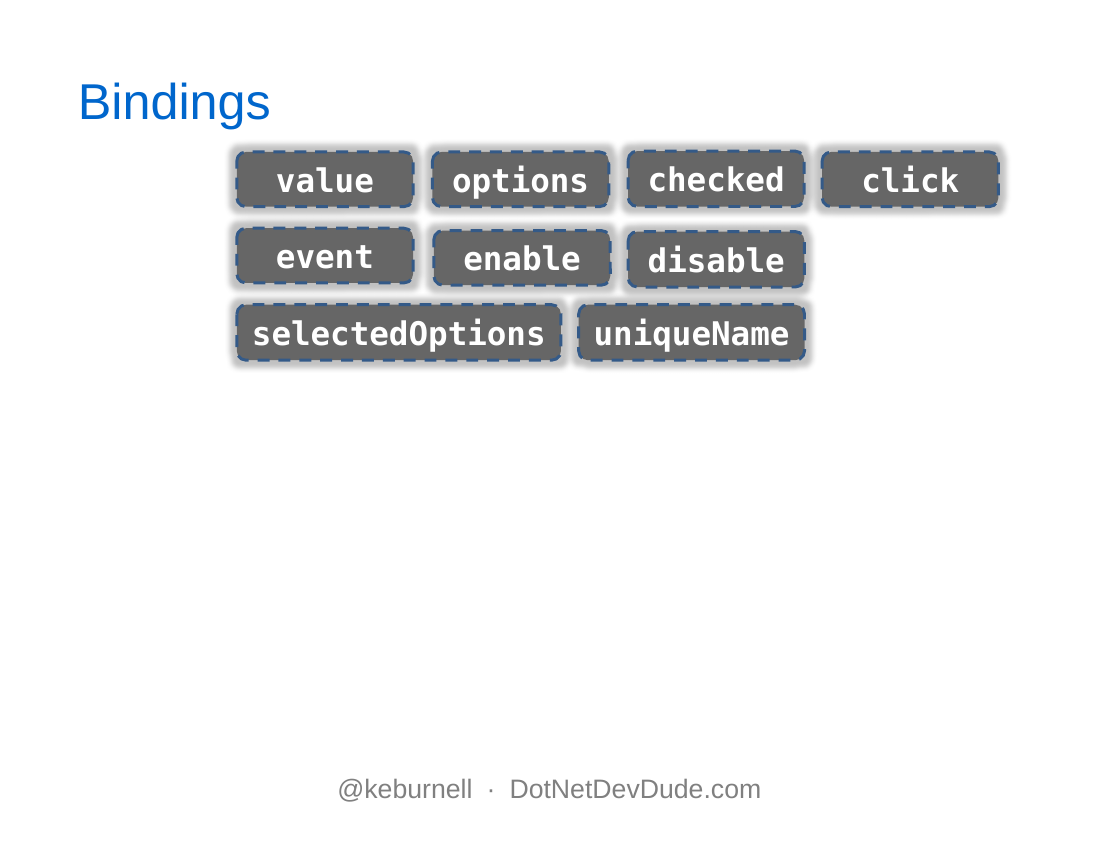
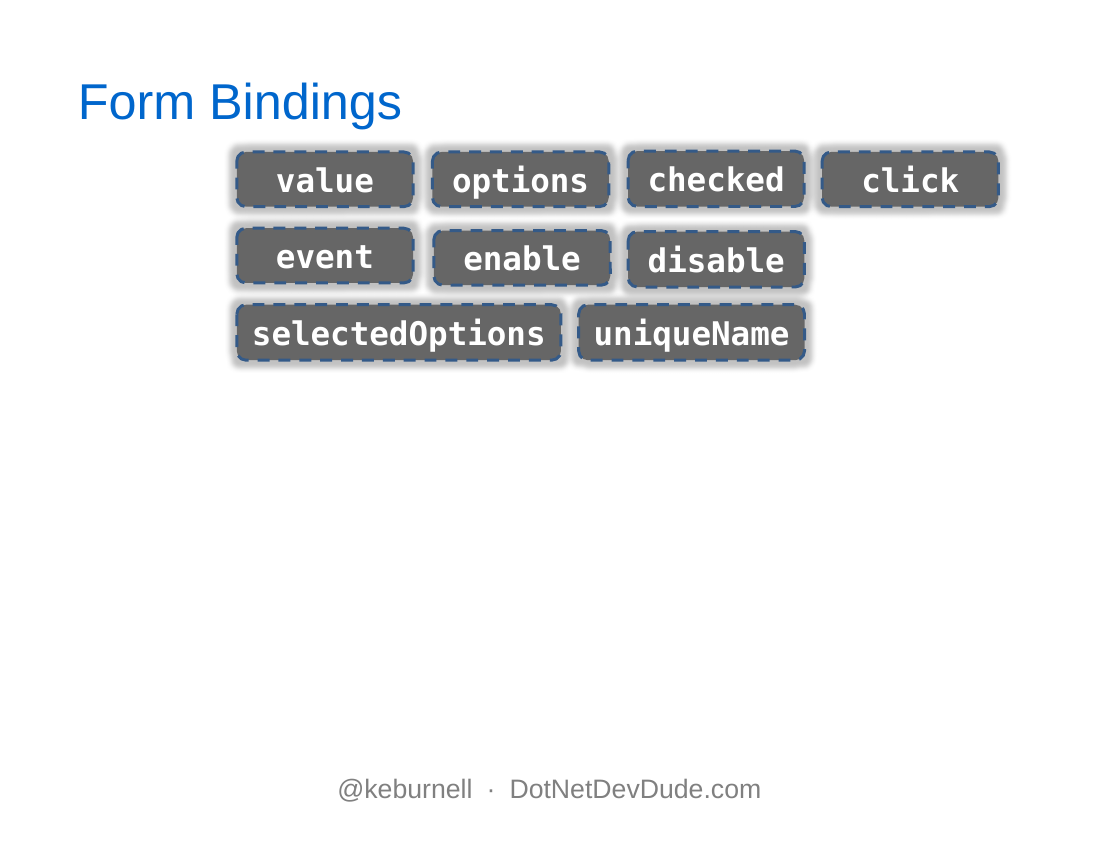
Before and after one commit to kburnell/KO_Your_MVC, a slide deck: slide 20 of KOyourMVC.pptx (slide 16 before the commit). Drawn at 1120x853 pixels with LibreOffice and Linux fonts; fonts in the diff are those of the drawing; background and template pictures are left out. Boxes give left, top, right and bottom in pixels: in the first picture for what was removed or moved away, otherwise in the second. Text is boxed around its words. In the diff, an @@ line names an element or a change of style, - is before the commit and + after.

```diff
--- a/KOyourMVC.pptx
+++ b/KOyourMVC.pptx
@@ title at bbox=[78, 82, 402, 129]: text changed @@
-Bindings
+Form Bindings
```
Also in this commit, not shown: 2 other slides changed, 6 slides added, 2 other files.
